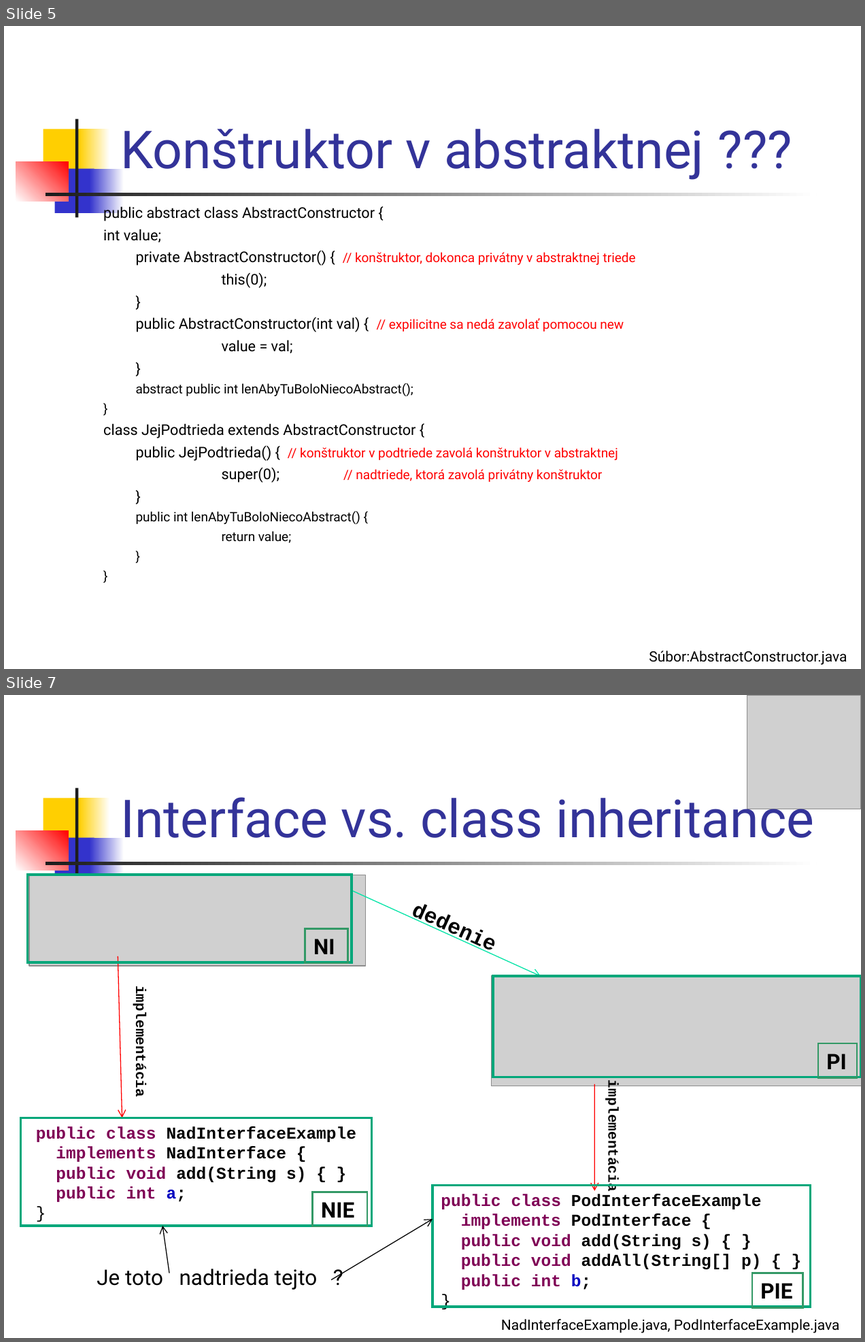
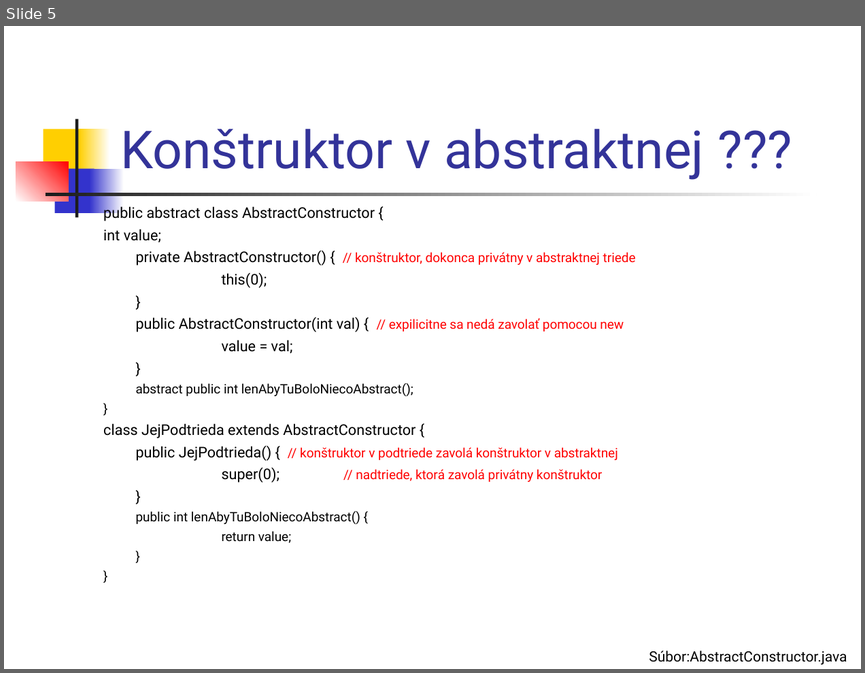
Before and after one commit to Programovanie4/Prednasky, a slide deck: 05/05_java.ppt. Shown one above the other, each under a label of ours: slides 5 and 7 before the commit, slide 5 after it; the slides between them are not shown. The pictures are 865x1342 and 865x673 pixels, drawn with LibreOffice and Linux fonts; fonts in the diff are those of the drawing; grey boxes stand for pictures. Boxes give left, top, right and bottom in pixels: in the first picture for what was removed or moved away, otherwise in the second. Text is boxed around its words. In the diff, an @@ line names an element or a change of style, - is before the commit and + after.

```diff
--- a/05/05_java.ppt
+++ b/05/05_java.ppt
@@ slide 7 removed at (4,695,861,1338), background #FFFFFF; not listed: 7 template elements that a slide beside it also shows @@
@@ picture removed at (747,695,861,809) @@
@@ title removed at (120,790,814,838) @@
-Interface vs. class inheritance
@@ rectangle removed at (27,875,351,962) @@
@@ picture removed at (29,875,366,966) @@
@@ arrow removed from (353, 890) to (541, 976) @@
@@ text removed at (399,888,511,963) @@
-dedenie
@@ rectangle removed at (305,929,347,963) @@
-NI
@@ arrow removed from (118, 956) to (122, 1117) @@
@@ picture removed at (492,975,861,1086) @@
@@ rectangle removed at (493,976,861,1077) @@
@@ text removed at (132,996,148,1093) @@
-implementácia
@@ rectangle removed at (818,1043,857,1077) @@
-PI
@@ arrow removed from (594, 1084) to (594, 1190) @@
@@ text removed at (604,1091,620,1188) @@
-implementácia
@@ rectangle removed at (21,1117,373,1225) @@
@@ text removed at (36,1126,357,1202) @@
-public class NadInterfaceExample
-implements NadInterface {
-public void add(String s) { }
-public int a;
-}
@@ rectangle removed at (313,1192,367,1226) @@
-NIE
@@ rectangle removed at (432,1185,810,1307) @@
@@ text removed at (441,1193,762,1289) @@
-public class PodInterfaceExample
-implements PodInterface {
-public void add(String s) { }
-public void addAll(String[] p) { }
-public int b;
-}
@@ arrow removed from (331, 1279) to (432, 1219) @@
@@ arrow removed from (169, 1272) to (162, 1225) @@
@@ text removed at (96,1268,317,1289) @@
-Je toto nadtrieda tejto ?
@@ rectangle removed at (752,1272,802,1307) @@
-PIE
@@ text removed at (501,1319,839,1333) @@
-NadInterfaceExample.java, PodInterfaceExample.java
```
Also in this commit, not shown: 4 slides changed, 3 slides added, 3 other slides removed, 1 other file.
